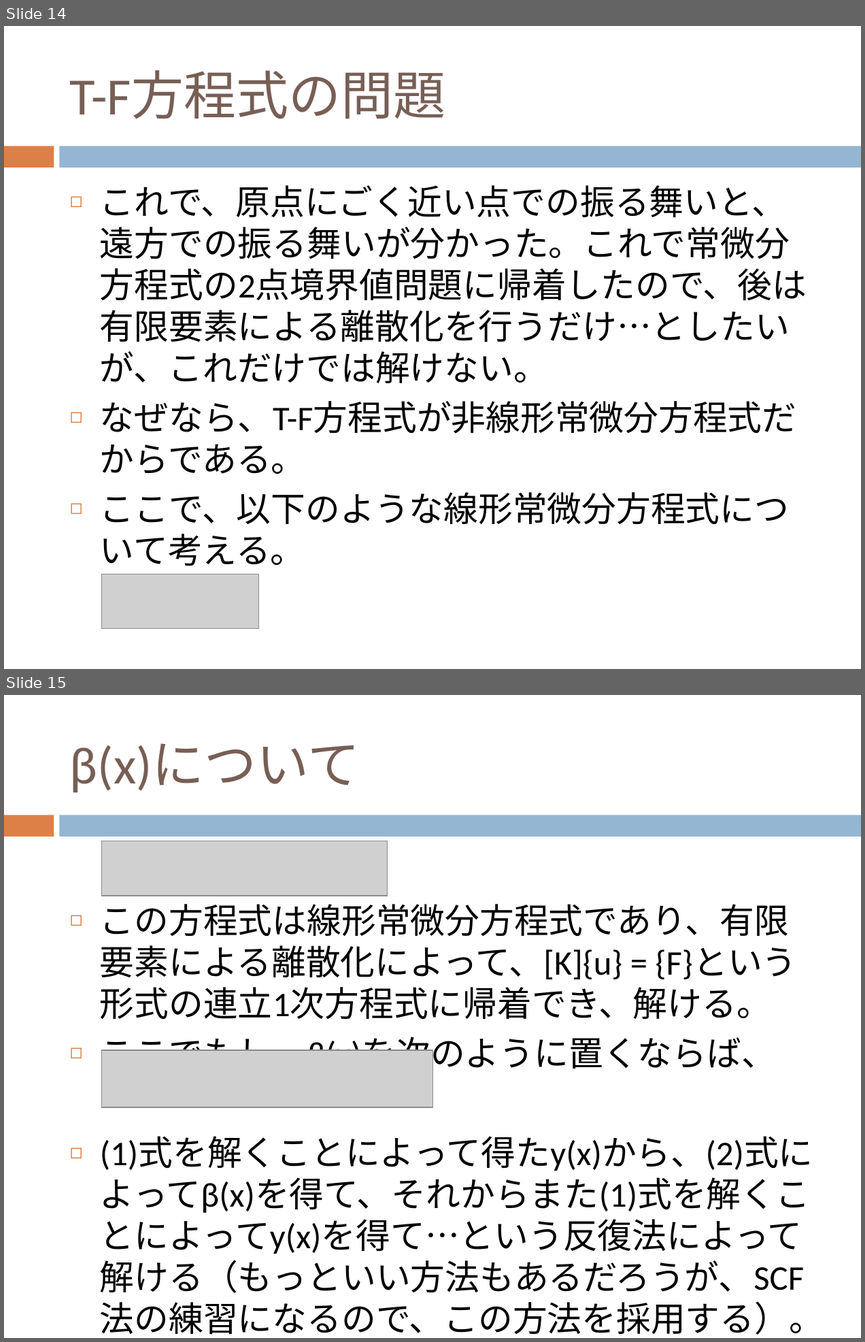
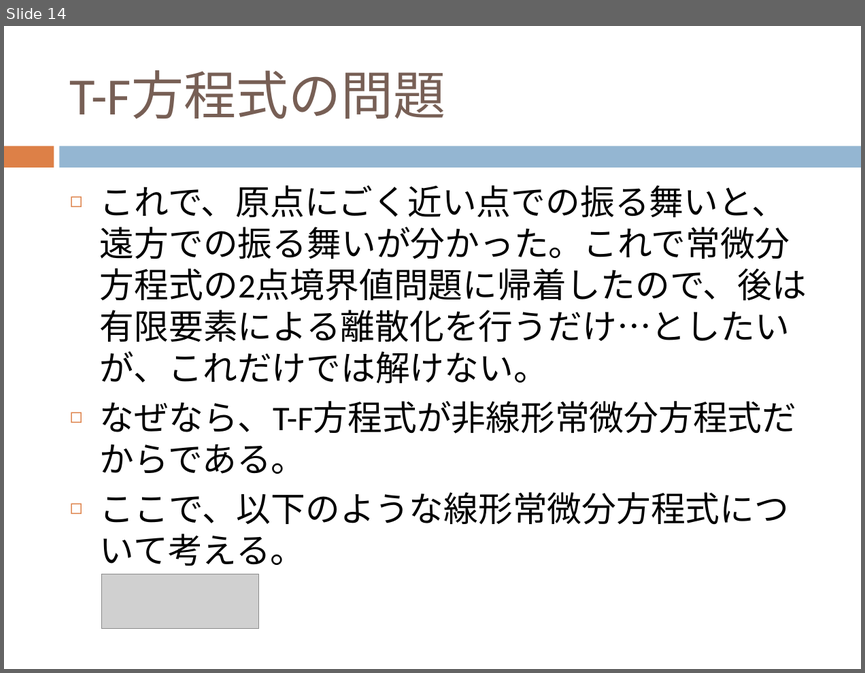
Before and after one commit to dc1394/fukui_sono2, a slide deck: 福井技術者の集いその2_発表資料スライド.pptx. Shown one above the other, each under a label of ours: slides 14 and 15 before the commit, slide 14 after it. The pictures are 865x1342 and 865x673 pixels, drawn with LibreOffice and Linux fonts; fonts in the diff are those of the drawing; grey boxes stand for pictures. Boxes give left, top, right and bottom in pixels: in the first picture for what was removed or moved away, otherwise in the second. Text is boxed around its words. In the diff, an @@ line names an element or a change of style, - is before the commit and + after.

```diff
--- a/福井技術者の集いその2_発表資料スライド.pptx
+++ b/福井技術者の集いその2_発表資料スライド.pptx
@@ slide 15 removed at [4, 695, 861, 1338], background #FFFFFF; not listed: 2 template elements that a slide beside it also shows @@
@@ title removed at [70, 743, 360, 793] @@
-β(x)について
@@ picture removed at [102, 841, 387, 896] @@
@@ text removed at [100, 904, 823, 1334] @@
-◻ この方程式は線形常微分方程式であり、有限要素による離散化によって、[K]{u} = {F}という形式の連立1次方程式に帰着でき、解ける。
-◻ ここでもし、β(x)を次のように置くならば、
-◻ (1)式を解くことによって得たy(x)から、(2)式によってβ(x)を得て、それからまた(1)式を解くことによってy(x)を得て…という反復法によって解ける（もっといい方法もあるだろうが、SCF法の練習になるので、この方法を採用する）。
@@ picture removed at [102, 1050, 432, 1107] @@
```
Also in this commit, not shown: 6 slides changed, 2 slides added, 3 other slides removed, 2 other files.
